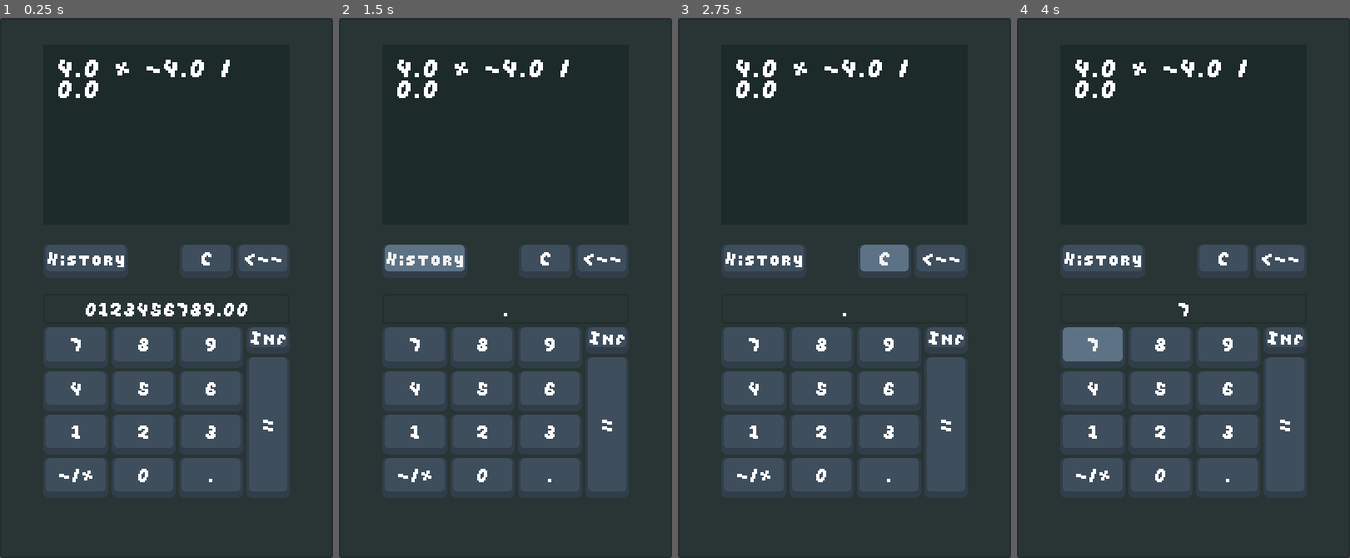
Above: before the commit, frames 1-4 (left to right).
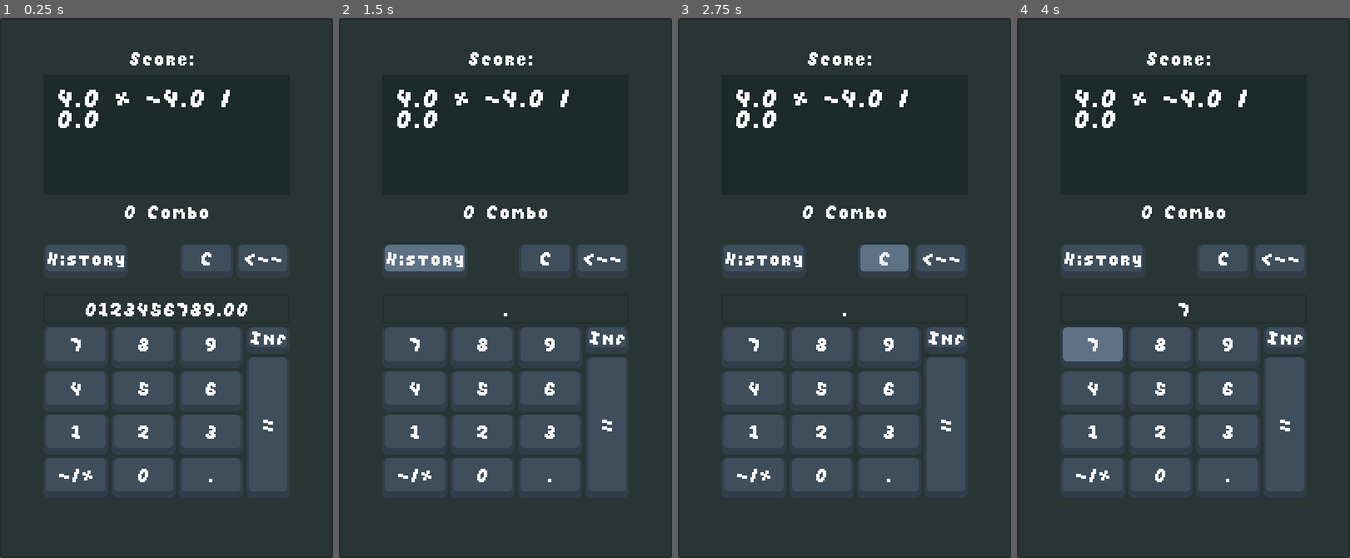
Above: after the commit, the same moments.

Repository: yDewolf/MathDungeons
Game: Godot game, scene res://core/scenes/MathTest.tscn
The game is run twice, just before and just after one commit, with the same random seed, the same clock (stepped at 60 frames per second) and the same inputs.
Inputs:
- Up to frame 1 (0.25 s): no input
- Up to frame 2 (1.5 s): click "." at 0.5 s; click "History" at 1.25 s
- Up to frame 3 (2.75 s): click "C" at 2 s
- Up to frame 4 (4 s): click "<--" at 2.75 s; click "7" at 3.5 s

The runs differ from the first frame. In frame 1, 1.7% of the frame differs, in the area x 17-69%, y 6-38%; in frame 2, 1.7%; in frame 3, 1.7%; in frame 4, 1.7%.

Commit message:
Score View

Diff:
--- a/core/components/MathProblem/ScoreHandler/ScoreHandler.gd
+++ b/core/components/MathProblem/ScoreHandler/ScoreHandler.gd
@@ -2,6 +2,10 @@
 class_name ScoreHandler
 
 @export var expression_handler: ExpressionHandler
+
+@export var score_view: RichTextLabel
+@export var combo_view: RichTextLabel
+
 var rng: RandomEquationGen
 
 var current_score: int:
@@ -9,6 +13,7 @@
 		current_score = value
 		print("Current Score: ", self.current_score)
 		self.updated_score.emit(self.current_score)
+var combo: int = 0
 
 @export_category("General Score")
 @export var general_score_multiplier: float = 0.1
@@ -49,16 +54,36 @@
 	expression_handler.sent_wrong_answer.connect(update_score)
 	expression_handler.solved_expression.connect(update_score.bind(true))
 
+	self.updated_score.connect(update_view)
+
 func update_score_multiplier(expression: MathExpression) -> void:
 	self.expression_value = calculate_expression_score_value(expression)
 	self.score_multiplier = self.calculate_score_multiplier(expression)
 
 func update_score(correct_answer: bool = false):
 	if correct_answer:
+		combo += 1
 		self.current_score += expression_value * self.score_multiplier
 		return
 
+	combo = 0
 	self.current_score += expression_value * self.score_multiplier * -1
+
+
+func update_view(score: int):
+	self.score_view.text = "Score: " + str(self.current_score) + ""
+
+	var combo_effects = ""
+	var effects_close = ""
+	if self.combo >= 5:
+		combo_effects += "[wave amp=50.0 freq=5.0 connected=1]"
+		effects_close += "[/wave]"
+
+	if self.combo >= 7:
+		combo_effects += "[rainbow freq=0.7 sat=0.8 val=1 speed=1.0]"
+		effects_close = "[/rainbow]" + effects_close
+
+	self.combo_view.text = combo_effects + str(self.combo) + effects_close + " Combo"
 
 
 func calculate_score_multiplier(expression: MathExpression) -> float:
--- a/core/scenes/MathTest.tscn
+++ b/core/scenes/MathTest.tscn
@@ -11,16 +11,18 @@
 
 [node name="MathTest" type="Node"]
 
-[node name="ScoreHandler" type="Node" parent="." node_paths=PackedStringArray("expression_handler")]
+[node name="ScoreHandler" type="Node" parent="." node_paths=PackedStringArray("expression_handler", "score_view", "combo_view")]
 script = ExtResource("4_wr8ep")
 expression_handler = NodePath("../ExpressionHandler")
+score_view = NodePath("../UI/PanelContainer/VBoxContainer/MarginContainer2/VBoxContainer/ScoreView")
+combo_view = NodePath("../UI/PanelContainer/VBoxContainer/MarginContainer2/VBoxContainer/ComboView")
 metadata/_custom_type_script = "uid://b4sha7ob4ac47"
 
 [node name="ExpressionHandler" type="Node" parent="." node_paths=PackedStringArray("random_gen", "view_holder", "warn_label", "virtual_numpad")]
 script = ExtResource("1_gvqed")
 random_gen = NodePath("../RandomEquationGen")
-view_holder = NodePath("../UI/PanelContainer/VBoxContainer/MarginContainer2/PanelContainer")
-warn_label = NodePath("../UI/PanelContainer/VBoxContainer/MarginContainer2/PanelContainer/Warning")
+view_holder = NodePath("../UI/PanelContainer/VBoxContainer/MarginContainer2/VBoxContainer/PanelContainer")
+warn_label = NodePath("../UI/PanelContainer/VBoxContainer/MarginContainer2/VBoxContainer/PanelContainer/Warning")
 virtual_numpad = NodePath("../UI/PanelContainer/VBoxContainer/VirtualNumpad")
 expression_holder_scene = ExtResource("4_h0gn3")
 
@@ -53,6 +55,7 @@
 layout_mode = 2
 
 [node name="MarginContainer2" type="MarginContainer" parent="UI/PanelContainer/VBoxContainer"]
+texture_filter = 1
 layout_mode = 2
 size_flags_vertical = 3
 theme_override_constants/margin_left = 50
@@ -60,11 +63,23 @@
 theme_override_constants/margin_right = 50
 theme_override_constants/margin_bottom = 20
 
-[node name="PanelContainer" parent="UI/PanelContainer/VBoxContainer/MarginContainer2" instance=ExtResource("4_h0gn3")]
+[node name="VBoxContainer" type="VBoxContainer" parent="UI/PanelContainer/VBoxContainer/MarginContainer2"]
 layout_mode = 2
 size_flags_vertical = 3
 
-[node name="Warning" parent="UI/PanelContainer/VBoxContainer/MarginContainer2/PanelContainer" instance=ExtResource("1_npv4y")]
+[node name="ScoreView" type="RichTextLabel" parent="UI/PanelContainer/VBoxContainer/MarginContainer2/VBoxContainer"]
+custom_minimum_size = Vector2(0, 32)
+layout_mode = 2
+bbcode_enabled = true
+text = "Score: "
+horizontal_alignment = 1
+vertical_alignment = 1
+
+[node name="PanelContainer" parent="UI/PanelContainer/VBoxContainer/MarginContainer2/VBoxContainer" instance=ExtResource("4_h0gn3")]
+layout_mode = 2
+size_flags_vertical = 3
+
+[node name="Warning" parent="UI/PanelContainer/VBoxContainer/MarginContainer2/VBoxContainer/PanelContainer" instance=ExtResource("1_npv4y")]
 visible = false
 custom_minimum_size = Vector2(0, 32.89)
 layout_mode = 2
@@ -72,6 +87,14 @@
 horizontal_alignment = 1
 vertical_alignment = 1
 script = null
+
+[node name="ComboView" type="RichTextLabel" parent="UI/PanelContainer/VBoxContainer/MarginContainer2/VBoxContainer"]
+custom_minimum_size = Vector2(0, 32)
+layout_mode = 2
+bbcode_enabled = true
+text = "0 Combo"
+horizontal_alignment = 1
+vertical_alignment = 1
 
 [node name="MarginContainer" type="MarginContainer" parent="UI/PanelContainer/VBoxContainer"]
 layout_mode = 2
